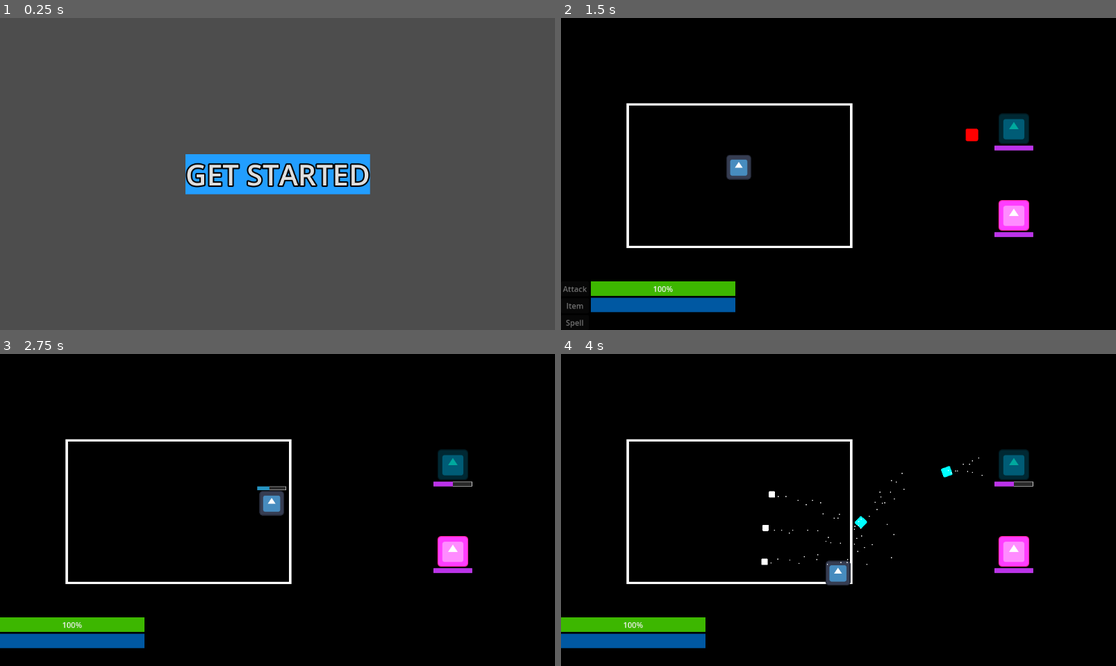
Above: before the commit, frames 1-4 (two rows, left to right).
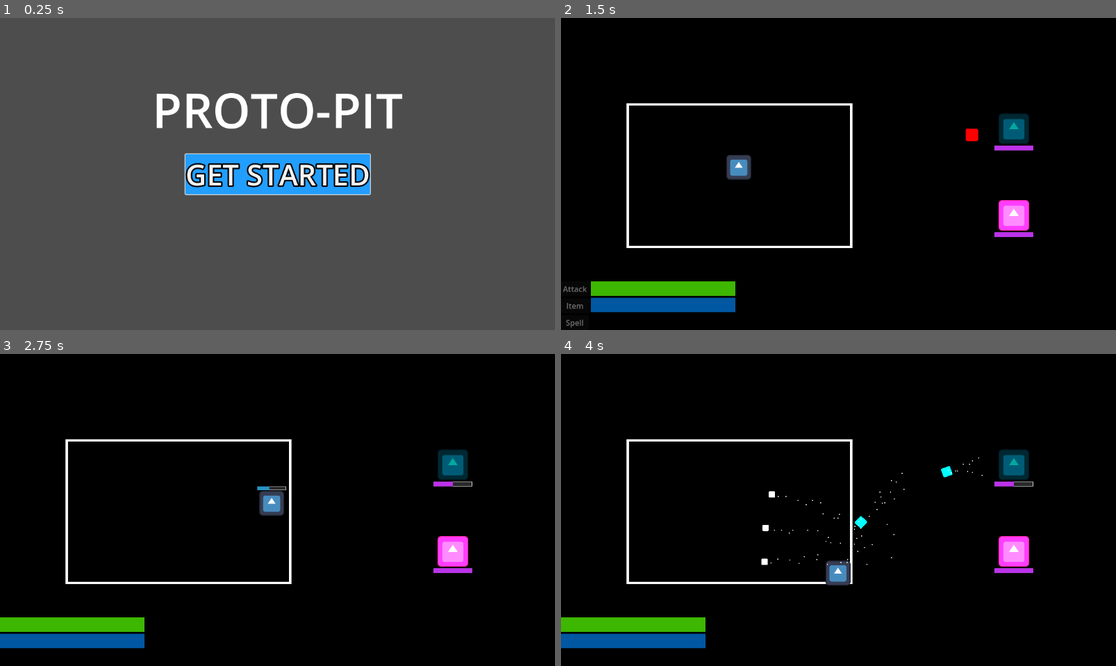
Above: after the commit, the same moments.

Repository: kriegueur/shovel_jam
Game: Godot game, scene res://scenes/title_screen.tscn
The game is run twice, just before and just after one commit, with the same random seed, the same clock (stepped at 60 frames per second) and the same inputs. The engine's default icon, where the game draws it, is replaced by a stand-in: a white triangle on a blue panel in a dark square.
Inputs (mouse positions are in pixels of both pictures, inside the frame that each line leads up to):
- Up to frame 1 (0.25 s): no input
- Up to frame 2 (1.5 s): click "GET STARTED" at 0.5 s; click "Attack" at 1.25 s
- Up to frame 3 (2.75 s): tap Enter (ui_accept) at 2, 2.27 s; move the mouse to (399, 494) at 2.02 s; hold D (right) from 2.03 s (still down); tap Shift (dash) at 2.1 s
- Up to frame 4 (4 s): move the mouse to (727, 525) at 2.77 s; release D (right) at 2.78 s; hold S (down) 2.78-3.53 s; tap Shift (dash) at 2.85, 3.6 s; tap Enter (ui_accept) at 3.02 s; move the mouse to (894, 441) at 3.52 s; hold D (right) from 3.53 s (still down)

The runs differ from the first frame. In frame 1, 2.3% of the frame differs, in the area x 28-73%, y 24-57%; in frame 2, less than 0.1%; in frame 3, less than 0.1%; in frame 4, less than 0.1%.

Commit message:
I'm so done

Diff:
--- a/scenes/battle_scene.tscn
+++ b/scenes/battle_scene.tscn
@@ -23,6 +23,43 @@
 [sub_resource type="WorldBoundaryShape2D" id="WorldBoundaryShape2D_5joda"]
 normal = Vector2(-1, 0)
 distance = -600.0
+
+[sub_resource type="Animation" id="Animation_pxwbd"]
+resource_name = "comming_soon"
+length = 1.5
+tracks/0/type = "value"
+tracks/0/imported = false
+tracks/0/enabled = true
+tracks/0/path = NodePath("UI/Label:visible")
+tracks/0/interp = 1
+tracks/0/loop_wrap = true
+tracks/0/keys = {
+"times": PackedFloat32Array(0, 1.36667),
+"transitions": PackedFloat32Array(1, 1),
+"update": 1,
+"values": [true, false]
+}
+
+[sub_resource type="Animation" id="Animation_1i8jf"]
+length = 0.001
+tracks/0/type = "value"
+tracks/0/imported = false
+tracks/0/enabled = true
+tracks/0/path = NodePath("UI/Label:visible")
+tracks/0/interp = 1
+tracks/0/loop_wrap = true
+tracks/0/keys = {
+"times": PackedFloat32Array(0),
+"transitions": PackedFloat32Array(1),
+"update": 1,
+"values": [false]
+}
+
+[sub_resource type="AnimationLibrary" id="AnimationLibrary_svpld"]
+_data = {
+&"RESET": SubResource("Animation_1i8jf"),
+&"comming_soon": SubResource("Animation_pxwbd")
+}
 
 [node name="BattleScene" type="Node2D"]
 script = ExtResource("1_8qdv8")
@@ -70,6 +107,7 @@
 size_flags_vertical = 4
 theme = ExtResource("2_1i8jf")
 step = 1.0
+show_percentage = false
 
 [node name="Mana" type="ProgressBar" parent="UI/HBoxContainer/VBoxContainer"]
 custom_minimum_size = Vector2(300, 30)
@@ -86,6 +124,24 @@
 offset_bottom = 40.0
 scale = Vector2(0.2, 0.2)
 texture = ExtResource("2_8qdv8")
+
+[node name="Label" type="Label" parent="UI"]
+visible = false
+anchors_preset = 8
+anchor_left = 0.5
+anchor_top = 0.5
+anchor_right = 0.5
+anchor_bottom = 0.5
+offset_left = -72.0
+offset_top = -11.5
+offset_right = 72.0
+offset_bottom = 11.5
+grow_horizontal = 2
+grow_vertical = 2
+theme_override_colors/font_color = Color(100, 0, 0, 1)
+theme_override_font_sizes/font_size = 100
+text = "COMMING SOON ?"
+horizontal_alignment = 1
 
 [node name="Player" parent="." instance=ExtResource("2_pxwbd")]
 position = Vector2(369, 310)
@@ -124,3 +180,8 @@
 [node name="Timer" type="Timer" parent="."]
 wait_time = 10.0
 one_shot = true
+
+[node name="AnimationPlayer" type="AnimationPlayer" parent="."]
+libraries = {
+&"": SubResource("AnimationLibrary_svpld")
+}
--- a/scenes/title_screen.tscn
+++ b/scenes/title_screen.tscn
@@ -39,3 +39,17 @@
 theme_override_styles/pressed = SubResource("StyleBoxFlat_fgkus")
 theme_override_styles/normal = SubResource("StyleBoxFlat_sa3yf")
 text = "GET STARTED"
+
+[node name="Label" type="Label" parent="."]
+layout_mode = 1
+anchors_preset = 5
+anchor_left = 0.5
+anchor_right = 0.5
+offset_left = -42.0
+offset_top = 122.0
+offset_right = 42.0
+offset_bottom = 145.0
+grow_horizontal = 2
+theme_override_font_sizes/font_size = 100
+text = "PROTO-PIT"
+horizontal_alignment = 1
--- a/scripts/battle_scene.gd
+++ b/scripts/battle_scene.gd
@@ -50,6 +50,12 @@
 		if GameState.player_hp <= 0:
 			GameState.reset()
 			get_tree().change_scene_to_file("res://scenes/title_screen.tscn")
+	)
+	$UI/HBoxContainer/PlayerActionsContainer/Item.connect("pressed", func():
+		$AnimationPlayer.play("comming_soon")
+	)
+	$UI/HBoxContainer/PlayerActionsContainer/Spell.connect("pressed", func():
+		$AnimationPlayer.play("comming_soon")
 	)
 
 	# UI
--- a/scripts/shop.gd
+++ b/scripts/shop.gd
@@ -32,6 +32,7 @@
 		get_tree().change_scene_to_file("res://scenes/battle_scene.tscn")
 	)
 	heal_button.text = "Heal : " + str(HEAL_PRICE)
+	heal_button.grab_focus()
 	heal_button.connect("pressed", func():
 		if pay(HEAL_PRICE):
 			GameState.player_hp = GameState.max_hp
--- a/scripts/title_screen.gd
+++ b/scripts/title_screen.gd
@@ -6,6 +6,7 @@
 	$Play.connect("pressed", func():
 		get_tree().change_scene_to_file("res://scenes/battle_scene.tscn")
 	)
+	$Play.grab_focus()
 
 
 # Called every frame. 'delta' is the elapsed time since the previous frame.
--- a/scripts/win_screen.gd
+++ b/scripts/win_screen.gd
@@ -7,6 +7,7 @@
 		GameState.reset()
 		get_tree().change_scene_to_file("res://scenes/battle_scene.tscn")
 	)
+	$VBoxContainer/Button.grab_focus()
 
 # Called every frame. 'delta' is the elapsed time since the previous frame.
 func _process(delta: float) -> void:
Not shown: 1 places in scenes/battle_scene.tscn that only renumber resources
